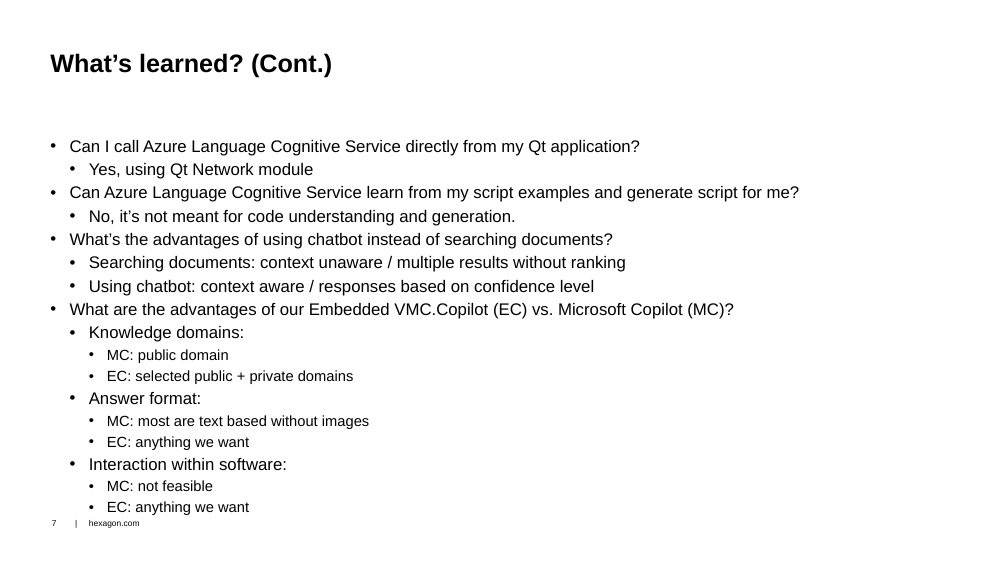
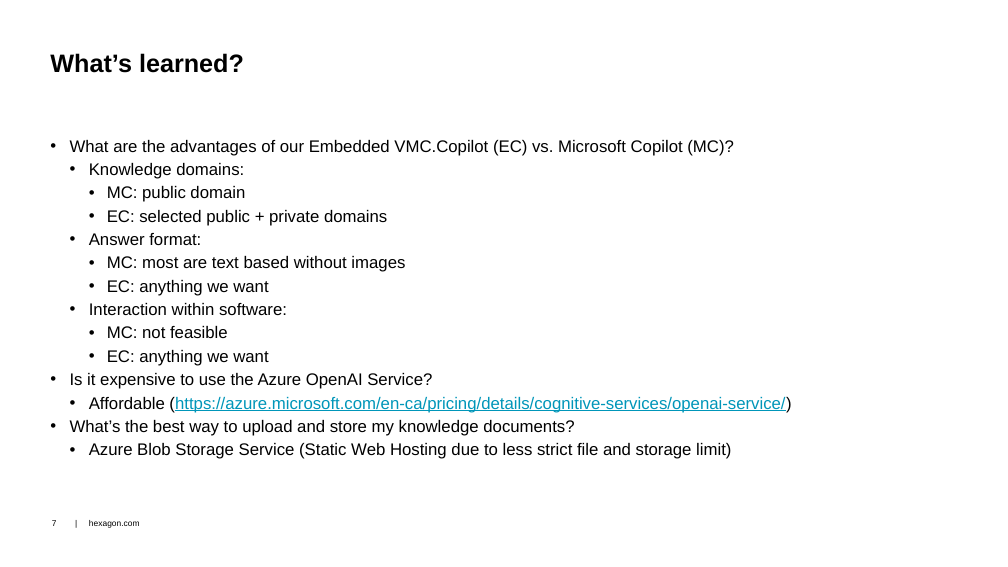
Before and after one commit to dongzgh/protos-vmccopilot, a slide deck: slide 7 of docs/VMC Hackathon 2024 - VMC.Chatbot - Demo.pptx. Drawn at 1008x567 pixels with LibreOffice and Linux fonts; fonts in the diff are those of the drawing; background and template pictures are left out. Boxes give left, top, right and bottom in pixels: in the first picture for what was removed or moved away, otherwise in the second. Text is boxed around its words. In the diff, an @@ line names an element or a change of style, - is before the commit and + after.

Commit message:
updated documents

```diff
--- a/docs/VMC Hackathon 2024 - VMC.Chatbot - Demo.pptx
+++ b/docs/VMC Hackathon 2024 - VMC.Chatbot - Demo.pptx
@@ title at [50,53,244,73]: text changed @@
-What’s learned? (Cont.)
+What’s learned?
@@ text at [70,140,800,296]: paragraphs removed @@
-• Can I call Azure Language Cognitive Service directly from my Qt application?
-  • Yes, using Qt Network module
-• Can Azure Language Cognitive Service learn from my script examples and generate script for me?
-  • No, it’s not meant for code understanding and generation.
-• What’s the advantages of using chatbot instead of searching documents?
-  • Searching documents: context unaware / multiple results without ranking
-  • Using chatbot: context aware / responses based on confidence level
@@ text at [107,186,405,366]: size 14 to 16 pt in "MC: public domain", "EC: selected public + private domains", "MC: most are text based without images", "EC: anything we want" and 2 more places @@
@@ text at [70,373,791,459]: paragraphs added @@
+• Is it expensive to use the Azure OpenAI Service?
+  • Affordable (https://azure.microsoft.com/en-ca/pricing/details/cognitive-services/openai-service/)
+• What’s the best way to upload and store my knowledge documents?
+  • Azure Blob Storage Service (Static Web Hosting due to less strict file and storage limit)
```
Also in this commit, not shown: 6 other slides changed, 1 slide added, 2 slides removed, 1 other file.
